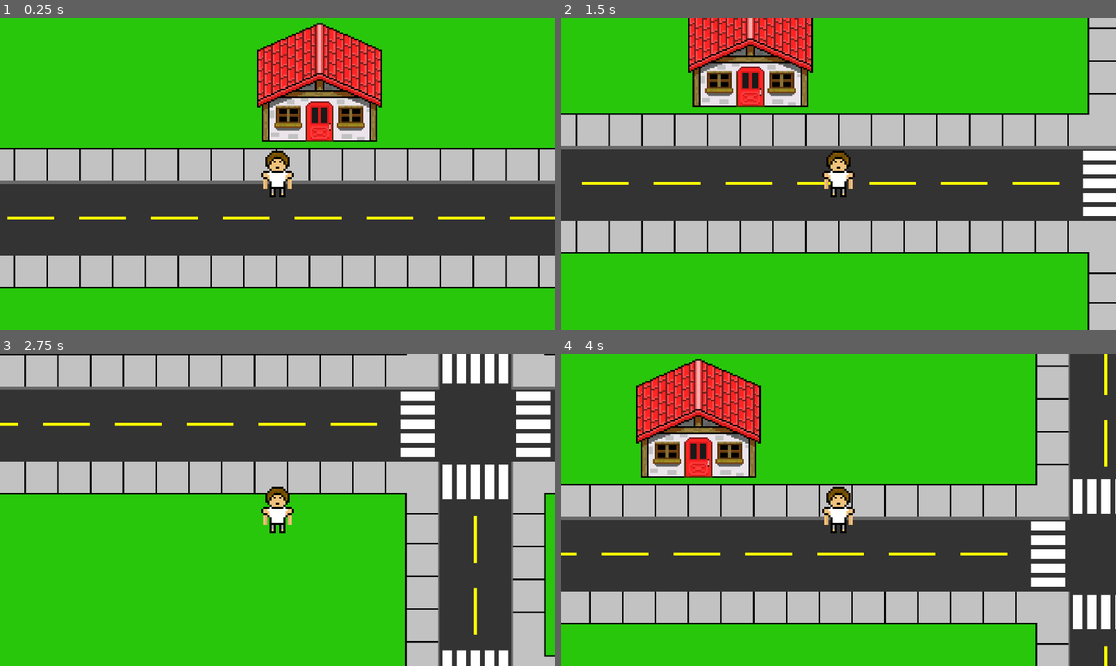
Above: before the commit, frames 1-4 (two rows, left to right).
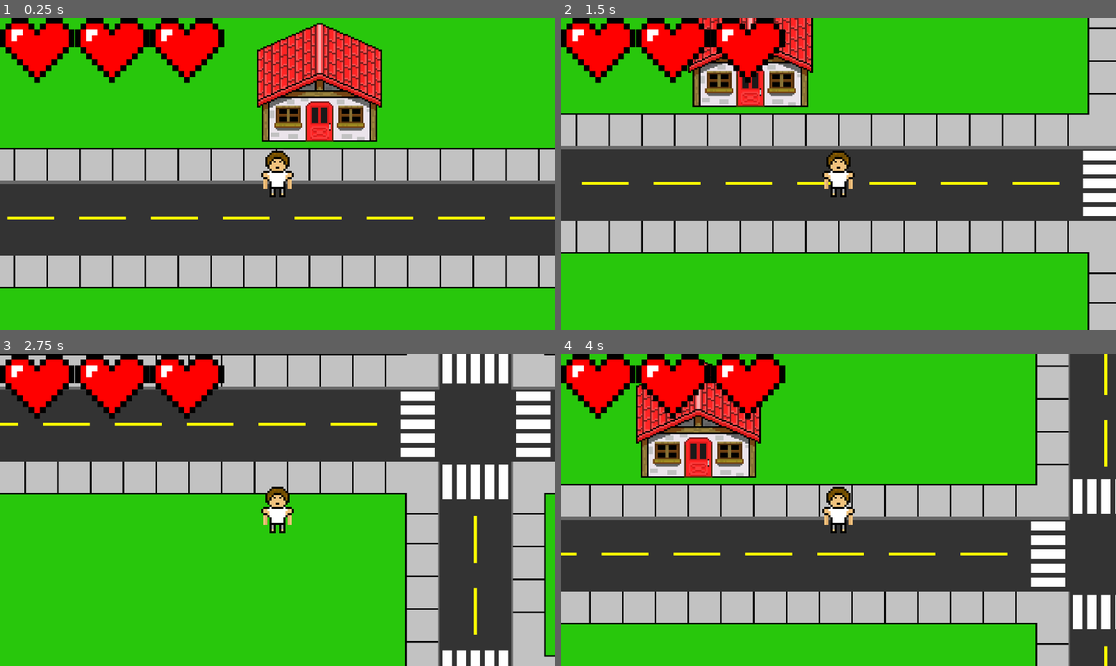
Above: after the commit, the same moments.

Repository: h-webster/derek-adventure
Game: Godot game, scene res://Outside.tscn
Two runs of this game, one before a commit and one after it. Both use one fixed random seed, a clock stepped at 60 frames per second and the inputs below. This scene is started directly instead of the project's main scene.
Inputs:
- Up to frame 1 (0.25 s): no input
- Up to frame 2 (1.5 s): tap Enter at 0.5 s; hold Right (ui_right) 0.53-1.28 s; hold Down (ui_down) from 1.28 s (still down)
- Up to frame 3 (2.75 s): release Down (ui_down) at 2.03 s; hold Right (ui_right) from 2.03 s (still down)
- Up to frame 4 (4 s): release Right (ui_right) at 2.78 s; hold Up (ui_up) 2.78-3.53 s; hold Left (ui_left) from 3.53 s (still down)

The runs differ from the first frame. In frame 1, 5.4% of the frame differs, in the area x 0-41%, y 0-21%; in frame 2, 5.4%; in frame 3, 5.2%; in frame 4, 5.4%.

Commit message:
hearts

Diff:
--- a/project/Outside.tscn
+++ b/project/Outside.tscn
@@ -7,6 +7,7 @@
 [ext_resource type="Texture2D" uid="uid://g8hebppdgle3" path="res://Images/Player/base-1-1-pixilart.png" id="4_hsgnn"]
 [ext_resource type="Script" path="res://EnemySpawning.gd" id="6_kq5fj"]
 [ext_resource type="Script" path="res://Hearts.gd" id="7_1ndoj"]
+[ext_resource type="Texture2D" uid="uid://cqjddjx2610t7" path="res://Images/heart-pixilart.png" id="8_ccw5h"]
 [ext_resource type="PackedScene" uid="uid://dxu6k34vflugy" path="res://heart.tscn" id="8_dhrdn"]
 
 [sub_resource type="NavigationPolygon" id="NavigationPolygon_l7bgy"]
@@ -151,6 +152,7 @@
 offset_top = 101.571
 offset_right = -206.143
 offset_bottom = 141.571
+texture = ExtResource("8_ccw5h")
 
 [node name="Heart2" parent="Char/UI/Hearts" instance=ExtResource("8_dhrdn")]
 layout_mode = 0
@@ -158,6 +160,7 @@
 offset_top = 101.571
 offset_right = -169.0
 offset_bottom = 141.571
+texture = ExtResource("8_ccw5h")
 
 [node name="Heart3" parent="Char/UI/Hearts" instance=ExtResource("8_dhrdn")]
 layout_mode = 0
@@ -165,6 +168,7 @@
 offset_top = 101.571
 offset_right = -132.143
 offset_bottom = 141.571
+texture = ExtResource("8_ccw5h")
 
 [node name="Area2D" type="Area2D" parent="Char"]
 
@@ -175,7 +179,6 @@
 
 [node name="CollisionShape2D" type="CollisionShape2D" parent="Char"]
 position = Vector2(0.285706, -0.0714874)
-scale = Vector2(1, 1)
 shape = SubResource("RectangleShape2D_ykllp")
 
 [node name="Enemys" type="Node2D" parent="."]
--- a/project/heart.tscn
+++ b/project/heart.tscn
@@ -1,10 +1,7 @@
-[gd_scene load_steps=2 format=3 uid="uid://dxu6k34vflugy"]
-
-[ext_resource type="Texture2D" path="res://Images/UI/heart-pixilart.png" id="1_2747h"]
+[gd_scene format=3 uid="uid://dxu6k34vflugy"]
 
 [node name="Heart" type="TextureRect"]
 offset_left = -309.0
 offset_right = -269.0
 offset_bottom = 40.0
 scale = Vector2(1.131, 1.684)
-texture = ExtResource("1_2747h")
Binary file added: project/Images/heart-pixilart.png
Not shown, added: project/Images/heart-pixilart.png.import
Not shown: 1 places in project/Outside.tscn that only renumber resources
